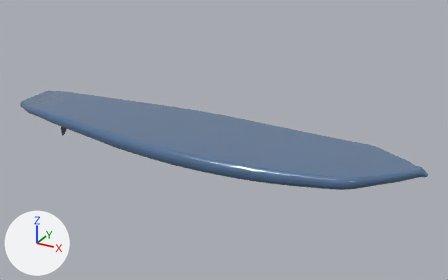
Two versions of the glTF model app/api/cad/prebuilt/showcase_surfboard_beginner/model_v2.glb, one commit apart.
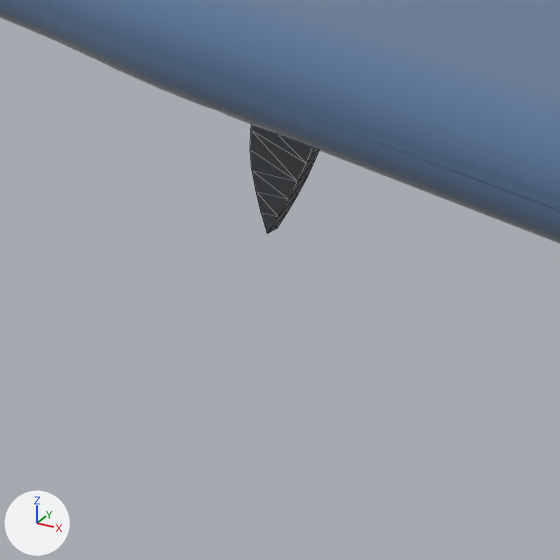
Each version is shown whole from a 50 mm lens placed at (1.53, -2.53, 1.39), pointed at (0.11, 0.06, 0.1), then close up on the part from 9% to 20% of the width and 41% to 59% of the height. The lights are fixed; the arrows at lower left show +X, +Y and +Z. The first two pictures are the older version. The close-ups show mesh edges as thin lines. Where no turn or scale is listed for an object, it has been applied to the vertices.

The scene before the commit, as lines of its bpy script (objects in view):
```python
me_body_1 = bpy.data.meshes.new('body.1')
me_body_1.from_pydata(...)  # 3674 vertices, 7344 faces; spans x -1.14..1.14, y -0.29..0.29, z -0.07..0.07
me_body_1.materials.append(mat_moulded_body)  # blue #4f6f95
me_fin_1 = bpy.data.meshes.new('fin.1')
me_fin_1.from_pydata(...)  # 34 vertices, 64 faces; spans x -0.0483..0.0483, y -0.0035..0.0035, z -0.044..0.044
me_fin_1.materials.append(mat_fibreglass_fin)  # dark grey #3f454b
ob_body_1 = bpy.data.objects.new('body.1', me_body_1)
ob_body_1.location = (0.0, 0.0, 0.1361)
ob_fin_1 = bpy.data.objects.new('fin.1', me_fin_1)
ob_fin_1.location = (-0.828, -0.13, 0.0462)
```
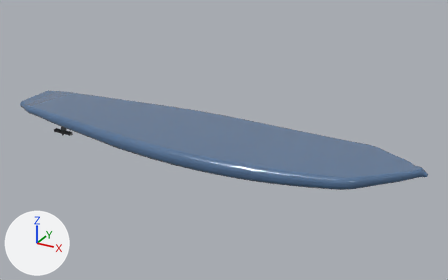
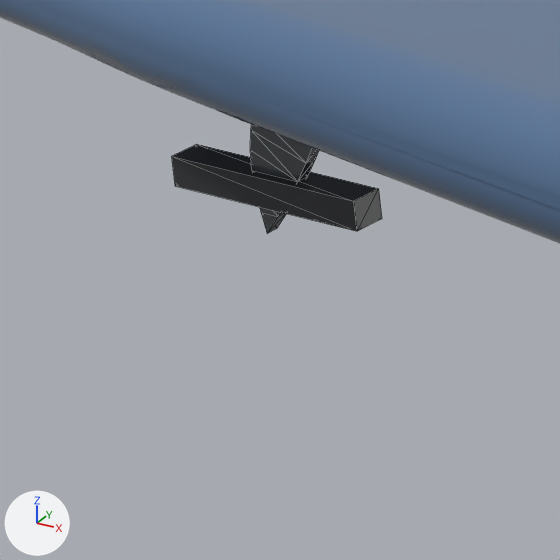
What changed in the scene script:
```text
Add mat_powder_coat:
    mat_powder_coat = principled_material('powder coat')
    mat_powder_coat.base_color = (0.0273, 0.0296, 0.0331)  # dark grey #2e3033
    mat_powder_coat.roughness = 0.62
    mat_powder_coat.coat_weight = 0.35
    mat_powder_coat.coat_roughness = 0.3
Add me_coat_104:
    me_coat_104.from_pydata(...)  # 16 vertices, 28 faces; spans x 0.0335..0.1515, y -0.146..-0.128, z -0.0136..0.0024
    me_coat_104.materials.append(mat_powder_coat)  # dark grey #2e3033
Add ob_coat_104:
    ob_coat_104 = bpy.data.objects.new('coat.104', me_coat_104)
    ob_coat_104.location = (-0.9155, 0.007, 0.0327)
```

Where the change shows, as pixel boxes (x1, y1, x2, y2) in the close-ups (560 x 560 px):
'coat.104', added: after (172, 144, 382, 231)
